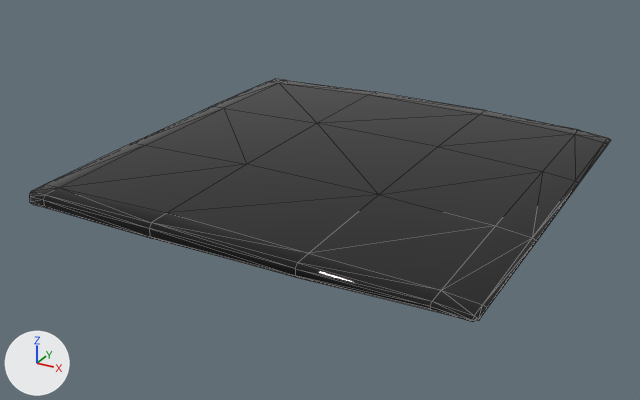
One commit to the glTF model models/primary/sealed-bag.glb: the scene before it, then after it.
Both versions are drawn from a camera (50 mm lens) standing at (0.175, -0.342, 0.15) and looking at (-0.007, -0.012, -0.015). The lights are fixed; the arrows at lower left show +X, +Y and +Z. The first picture is the older version. Mesh edges are drawn as thin lines. Where no turn or scale is listed for an object, it has been applied to the vertices.

In view in the first picture: 'Bag'.
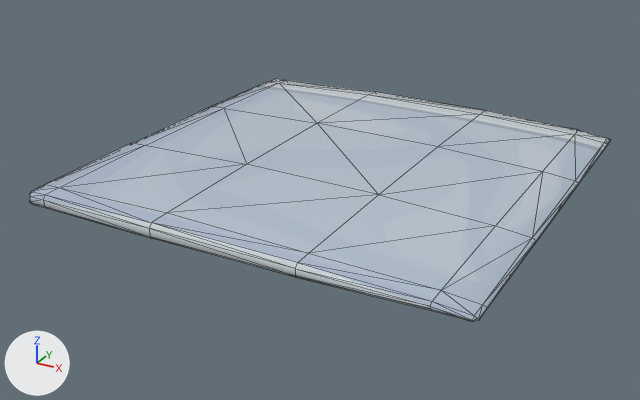
The newer file is also turned or shifted as a whole; pictures and numbers use the older file's frame.

Where the change shows, as pixel boxes (x1, y1, x2, y2) in the pictures (640 x 400 px):
'Bag', surface changed: (29, 79, 611, 322) in both

The change, as a diff of the scene's bpy script:
```diff
--- a/models/primary/sealed-bag.glb.py
+++ b/models/primary/sealed-bag.glb.py
@@ mat_m_02___default @@
 n2 = _N.new('ShaderNodeMix'); n2.name = 'Mix'
 n2.inputs[0].default_value = 1.0  # 'Factor'
-n2.inputs[7].default_value = (0.0, 0.0, 0.0, 1.0)  # 'B', black #000000
+n2.inputs[7].default_value = (0.878, 0.962, 1.0, 1.0)  # 'B', white #f1fbff
 n3 = _N.new('ShaderNodeTexImage'); n3.name = 'Image Texture'
```
